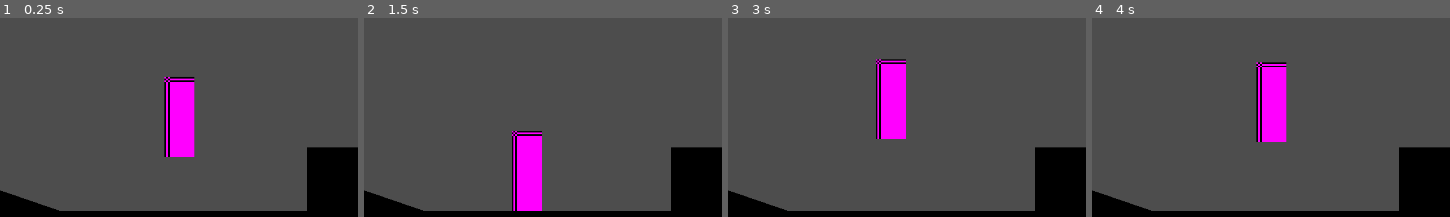
Above: before the commit, frames 1-4 (left to right).
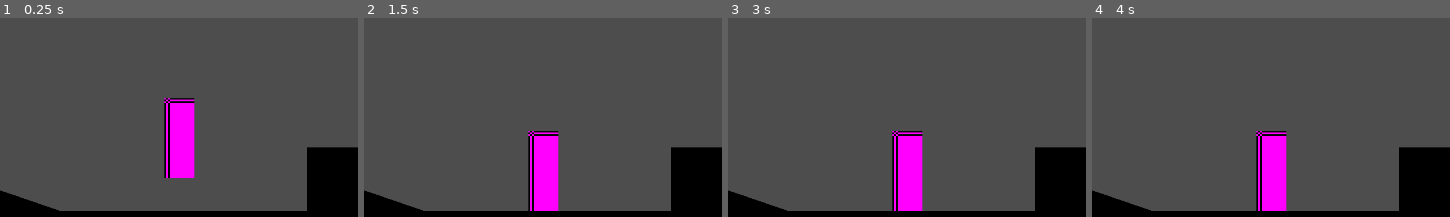
Above: after the commit, the same moments.

Repository: zxhodzh/EMoCheng
Game: Godot game, scene res://场景/世界场景.tscn
The game is run twice, just before and just after one commit, with the same random seed, the same clock (stepped at 60 frames per second) and the same inputs.
Inputs:
- Up to frame 1 (0.25 s): no input
- Up to frame 2 (1.5 s): tap Enter (ui_accept) at 0.5, 0.77, 1.07 s; hold Right (ui_right) from 0.53 s (still down); tap D (右移) at 0.6 s; tap A (左移) at 0.8, 1.35 s
- Up to frame 3 (3 s): tap Enter (ui_accept) at 1.52, 1.82, 2.75 s; tap W (上移, bound only after the commit) at 1.55, 2.1 s; release Right (ui_right) at 2.03 s; hold Left (ui_left) 2.03-2.78 s; tap S (下移, bound only after the commit) at 2.3, 2.85 s; hold Right (ui_right) from 2.78 s (still down)
- Up to frame 4 (4 s): keep holding Right (ui_right); tap Enter (ui_accept) at 3.02, 3.05, 3.32, 3.6, 3.77 s; tap D (右移) at 3.8 s
The pictures show only the part of the screen within x 29-79%, y 50-100%; the shares and areas given below are measured in that part.

The runs differ from the first frame. In frame 1, 2.0% of the frame differs, in the area x 45-55%, y 29-81%; in frame 2, 4.1%; in frame 3, 6.6%, in the area x 41-55%, y 20-97%; in frame 4, 6.2%.

Commit message:
11

Diff:
--- a/project.godot
+++ b/project.godot
@@ -36,6 +36,16 @@
 "events": [Object(InputEventKey,"resource_local_to_scene":false,"resource_name":"","device":-1,"window_id":0,"alt_press …(192 unchanged characters)…
 ]
 }
+"上移"={
+"deadzone": 0.2,
+"events": [Object(InputEventKey,"resource_local_to_scene":false,"resource_name":"","device":-1,"window_id":0,"alt_pressed":false,"shift_pressed":false,"ctrl_pressed":false,"meta_pressed":false,"pressed":false,"keycode":0,"physical_keycode":87,"key_label":0,"unicode":119,"location":0,"echo":false,"script":null)
+]
+}
+"下移"={
+"deadzone": 0.2,
+"events": [Object(InputEventKey,"resource_local_to_scene":false,"resource_name":"","device":-1,"window_id":0,"alt_pressed":false,"shift_pressed":false,"ctrl_pressed":false,"meta_pressed":false,"pressed":false,"keycode":0,"physical_keycode":83,"key_label":0,"unicode":115,"location":0,"echo":false,"script":null)
+]
+}
 
 [physics]
 
--- a/场景/玩家.tscn
+++ b/场景/玩家.tscn
@@ -1,6 +1,8 @@
 [gd_scene format=3 uid="uid://cbmwf4iwk58kw"]
 
 [ext_resource type="Script" uid="uid://c871oco8qjvyq" path="res://脚本/玩家.gd" id="1_48s5c"]
+[ext_resource type="Script" uid="uid://pxt7ccni66ix" path="res://状态/玩家空闲状态.gd" id="2_p4ebf"]
+[ext_resource type="Script" uid="uid://hogmeo7nqv3v" path="res://状态/玩家跑步状态.gd" id="3_4mva7"]
 
 [sub_resource type="PlaceholderTexture2D" id="PlaceholderTexture2D_cv038"]
 size = Vector2(18, 48)
@@ -19,3 +21,11 @@
 [node name="CollisionShape2D" type="CollisionShape2D" parent="." unique_id=2065529037]
 position = Vector2(0, -24)
 shape = SubResource("RectangleShape2D_4kxuq")
+
+[node name="玩家状态机" type="Node" parent="." unique_id=618648187]
+
+[node name="玩家空闲状态" type="Node" parent="玩家状态机" unique_id=655524448]
+script = ExtResource("2_p4ebf")
+
+[node name="玩家跑步状态" type="Node" parent="玩家状态机" unique_id=1866011263]
+script = ExtResource("3_4mva7")
--- /dev/null
+++ b/状态/00_玩家状态框架.gd
@@ -0,0 +1,26 @@
+@icon("res://状态/state.svg")
+extends Node
+class_name 玩家状态框架类
+
+
+var 玩家: 玩家类
+var 下一个状态: 玩家状态框架类
+
+
+func 初始化() -> void:
+	pass
+
+func 进入() -> void:
+	pass
+
+func 退出() -> void:
+	pass
+
+func 处理输入(_event: InputEvent) -> 玩家状态框架类:
+	return 下一个状态
+
+func 帧更新(_delta: float) -> 玩家状态框架类:
+	return 下一个状态
+
+func 物理更新(_delta: float) -> 玩家状态框架类:
+	return 下一个状态
--- /dev/null
+++ b/状态/state.svg
@@ -0,0 +1,15 @@
+<svg width="16" height="16" viewBox="0 0 16 16" fill="none" xmlns="http://www.w3.org/2000/svg">
+<g clip-path="url(#clip0_3311_68)">
+<circle cx="8" cy="8" r="8" fill="#505050"/>
+<circle cx="8" cy="8" r="5" fill="#FF4A4A"/>
+<path d="M6 1V6H1L6 1Z" fill="#E5E5E5"/>
+<path d="M16 11V16H11L16 11Z" fill="#FF4A4A"/>
+<path d="M5 4L1 0H0V1L4 5L5 4Z" fill="#E5E5E5"/>
+<path d="M11 10L10 11L14 15L15 14L11 10Z" fill="#FF4A4A"/>
+</g>
+<defs>
+<clipPath id="clip0_3311_68">
+<rect width="16" height="16" fill="white"/>
+</clipPath>
+</defs>
+</svg>
--- /dev/null
+++ b/状态/玩家空闲状态.gd
@@ -0,0 +1,2 @@
+extends 玩家状态框架类
+class_name 玩家空闲状态类
--- /dev/null
+++ b/状态/玩家跑步状态.gd
@@ -0,0 +1,2 @@
+extends 玩家状态框架类
+class_name 玩家跑步状态类
--- a/脚本/玩家.gd
+++ b/脚本/玩家.gd
@@ -1,24 +1,71 @@
 extends CharacterBody2D
 class_name 玩家类
 
+var 状态列表 : Array[玩家状态框架类]
+var 当前状态: 玩家状态框架类 :
+	get : return 状态列表.front()
+var 先前状态: 玩家状态框架类 :
+	get : return 状态列表[ 1 ]
 
-@export var 重力: float = 600.0
-@export var 移动速度 = 150.0
-@export var 跳跃初速度 = 250.0
+var 方向: Vector2 = Vector2.ZERO
+var 重力: float = 980
+
+func _ready() -> void:
+	初始化所有状态()
+	pass
+
+func _unhandled_input(_event: InputEvent) -> void:
+	_过渡到下一个状态(当前状态.处理输入(_event))
+	pass
 
 func _process(_delta: float) -> void:
+	更新方向()
+	_过渡到下一个状态(当前状态.帧更新(_delta))
 	pass
 
-func _physics_process(delta: float) -> void:
-	if not is_on_floor():
-		velocity.y += 重力 * delta
+func _physics_process(_delta: float) -> void:
+	velocity.y += 重力 * _delta
+	move_and_slide()
+	_过渡到下一个状态(当前状态.物理更新(_delta))
 
-	if Input.is_action_just_pressed("ui_accept") and is_on_floor():
-		velocity.y = -跳跃初速度
+	pass
 
-	var 水平输入 := Input.get_axis("左移", "右移")
-	if 水平输入:
-		velocity.x = 水平输入 * 移动速度
-	else:
-		velocity.x = move_toward(velocity.x, 0, 移动速度)
-	move_and_slide()
+func 初始化所有状态() -> void:
+	状态列表 = [] #先清空
+	## 获取所有状态
+	for 子项 in $"玩家状态机".get_children():
+		if 子项 is 玩家状态框架类:
+			状态列表.append(子项)
+			子项.玩家 = self
+		pass
+
+	if 状态列表.size() == 0:
+		return
+
+	## 初始化所有状态
+	for 子项 in 状态列表:
+		子项.初始化()
+
+	## 设置初始状态
+	_过渡到下一个状态(当前状态)
+	pass
+
+
+func _过渡到下一个状态(新状态: 玩家状态框架类) -> void:
+	## 防错准备工作
+	if 新状态 == null:
+		return
+	if 新状态 == 当前状态:
+		return
+	if 先前状态 != null:
+		当前状态.退出()
+
+	状态列表.push_front(新状态)
+	当前状态.进入()
+	状态列表.resize(3) #只保留列表前三项
+	pass
+
+func 更新方向() -> void:
+	#var 先前方向 : Vector2 = 方向
+	方向 = Input.get_vector("左移","右移","上移","下移")
+	pass
Not shown, added: 状态/00_玩家状态框架.gd.uid
Not shown, added: 状态/state.svg.import
Not shown, added: 状态/玩家空闲状态.gd.uid
Not shown, added: 状态/玩家跑步状态.gd.uid
